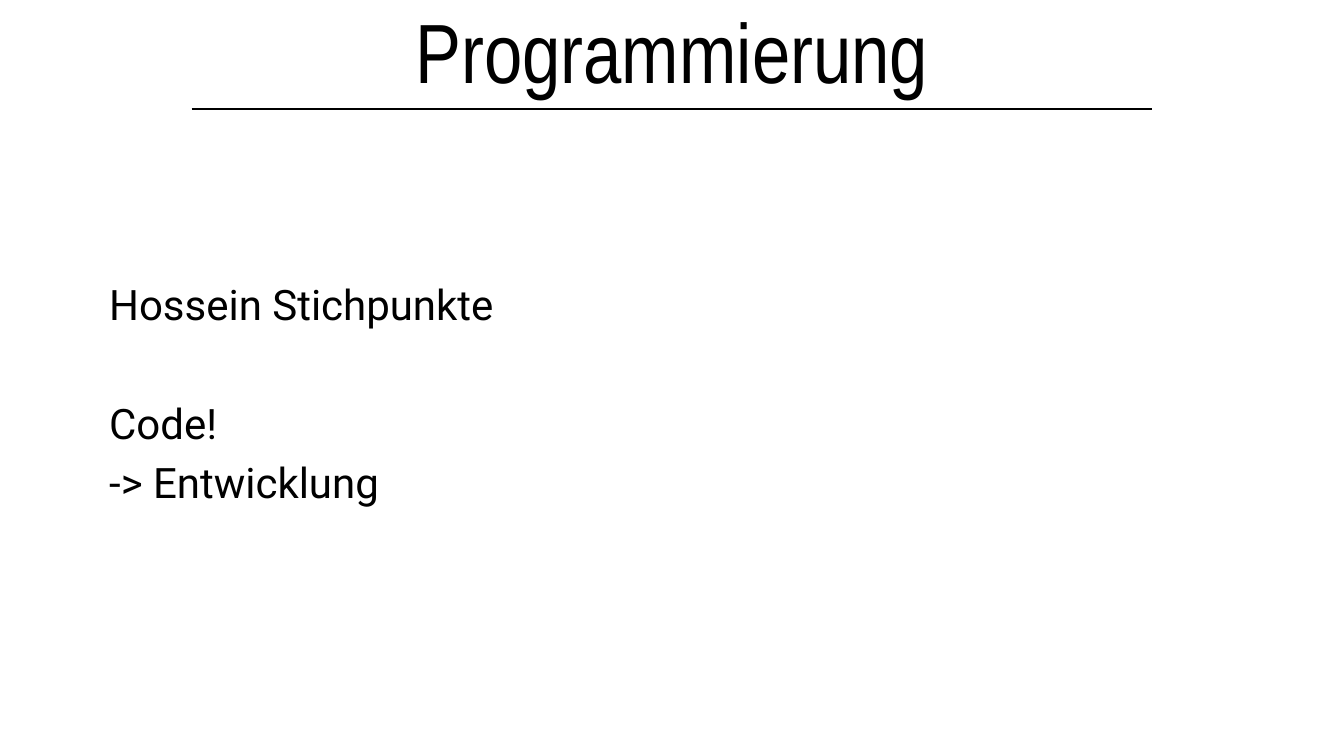
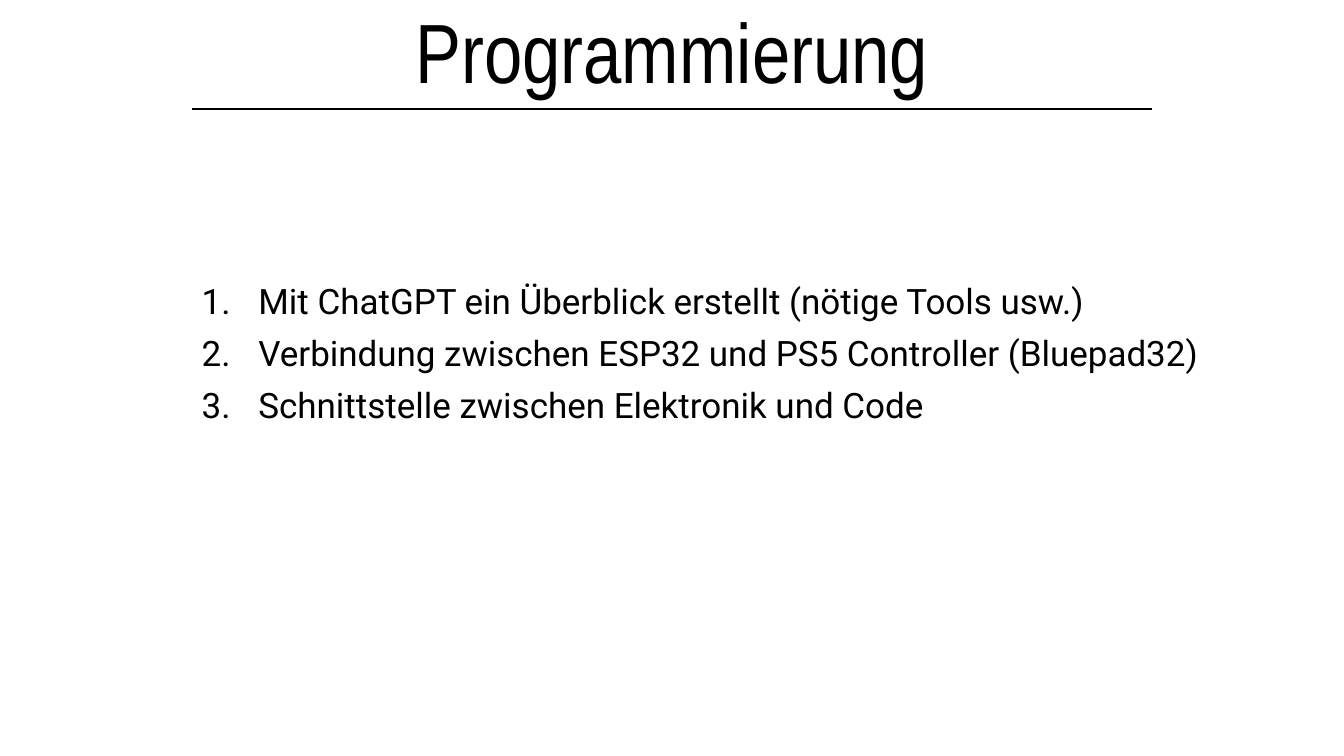
Before and after one commit to lsswchmnn/tank, a slide deck: slide 15 of Präsentation/Kettenfahrzeug.pptx (slide 14 before the commit). Drawn at 1344x756 pixels with LibreOffice and Linux fonts; fonts in the diff are those of the drawing. Boxes give left, top, right and bottom in pixels: in the first picture for what was removed or moved away, otherwise in the second. Text is boxed around its words. In the diff, an @@ line names an element or a change of style, - is before the commit and + after.

```diff
--- a/Präsentation/Kettenfahrzeug.pptx
+++ b/Präsentation/Kettenfahrzeug.pptx
@@ subtitle at [258, 283, 1198, 419]: text changed; size 30 to 25 pt @@
-Hossein Stichpunkte
-Code!
--> Entwicklung
+1. Mit ChatGPT ein Überblick erstellt (nötige Tools usw.)
+2. Verbindung zwischen ESP32 und PS5 Controller (Bluepad32)
+3. Schnittstelle zwischen Elektronik und Code
```
Also in this commit, not shown: 4 other slides changed, 13 slides added, 2 slides removed, 5 other files.
